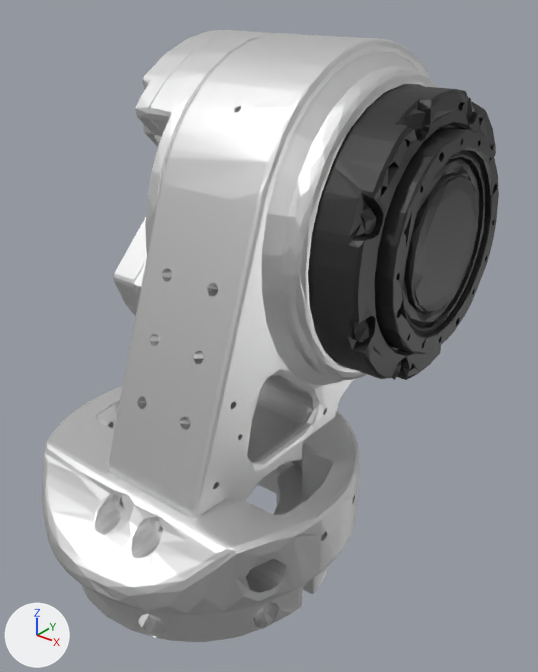
The COLLADA model adam_u/meshes_dae/shoulderRollRight.dae as it was, and as the next commit left it.
Both versions are drawn from a 50 mm camera at (0.0561, -0.124, 0.0454) aimed at (-0.0297, -0.0168, -0.0211). The lights are fixed; the arrows at lower left show +X, +Y and +Z.

In view in the first picture: 'shoulderRollRight-2'.
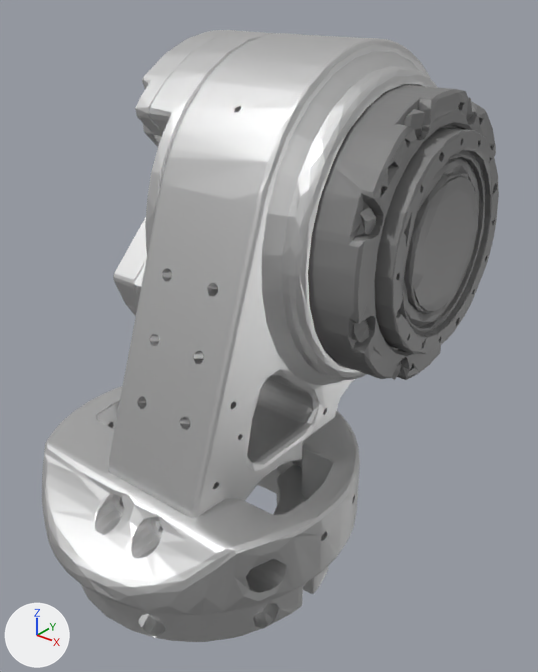
Boxes [x1, y1, x2, y2] around the edits, measured in the pictures (538 x 672 px):
'shoulderRollRight-2', recoloured
    both: [43, 33, 499, 638]

What the commit changed:
Material '黑色' (mat_黑色) changes colour from black #232323 to grey #7c7c7c; in linear values from (0.0172, 0.0172, 0.0172) to (0.2, 0.2, 0.2).
